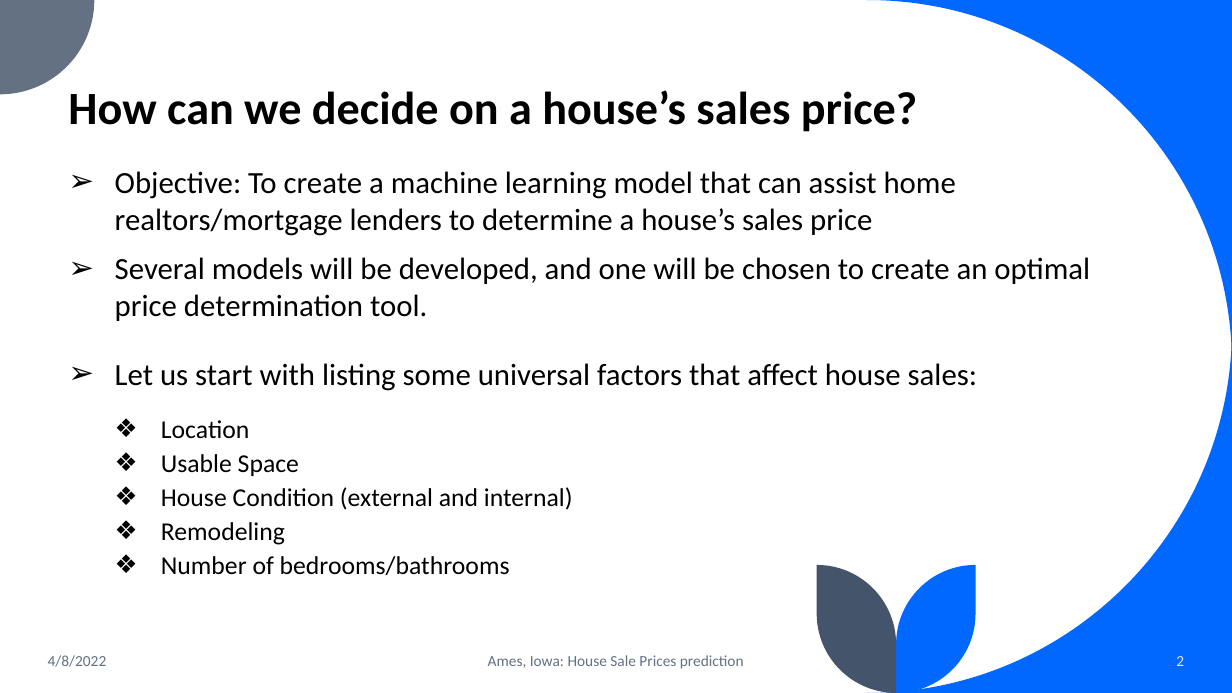
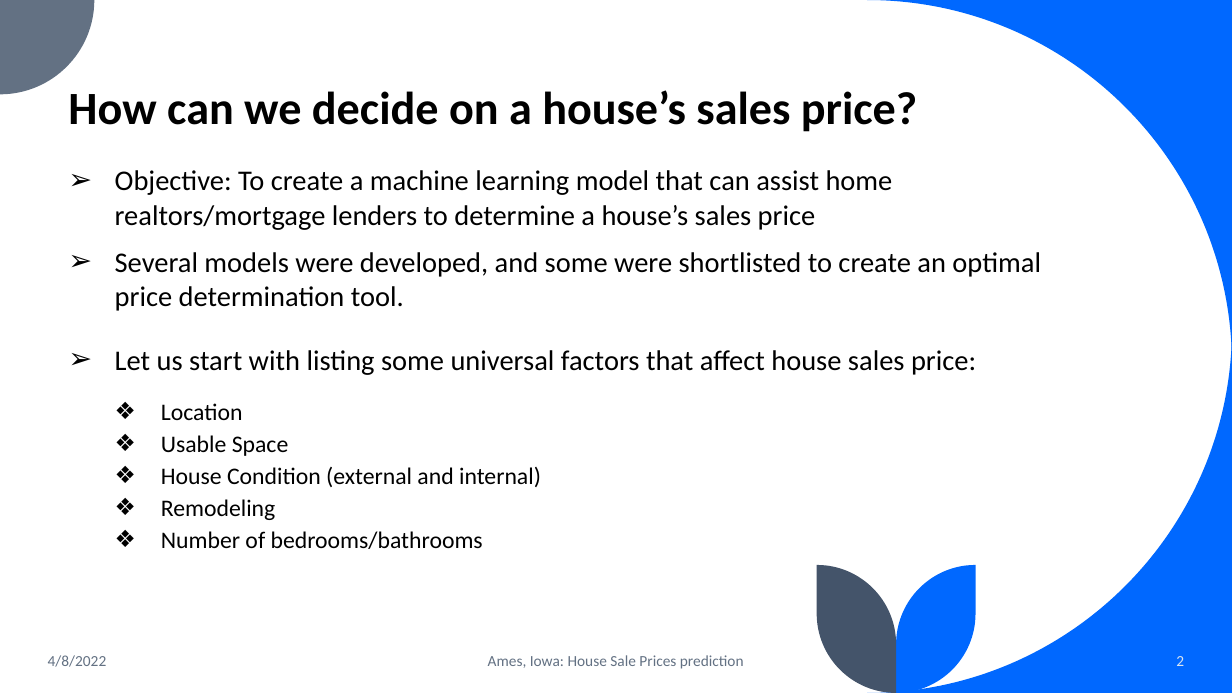
Before and after one commit to suhitasva/ML_Project, a slide deck: slide 2 of ML_Project.pptx. Drawn at 1232x693 pixels with LibreOffice and Linux fonts; fonts in the diff are those of the drawing. Boxes give left, top, right and bottom in pixels: in the first picture for what was removed or moved away, otherwise in the second. Text is boxed around its words. In the diff, an @@ line names an element or a change of style, - is before the commit and + after.

Commit message:
Some edits made - Final commit

```diff
--- a/ML_Project.pptx
+++ b/ML_Project.pptx
@@ text at [115, 170, 893, 549]: size 24 to 22.2 pt in "Objective: To create a machine learning model ..."; size 20 to 18.5 pt in "Location", "Usable Space", "House Condition (external and internal)", "Remodeling" and 1 more places @@
@@ text at [115, 252, 1041, 375]: text changed; size 24 to 22.2 pt @@
-➢ Several models will be developed, and one will be chosen to create an optimal price determination tool.
-➢ Let us start with listing some universal factors that affect house sales:
+➢ Several models were developed, and some were shortlisted to create an optimal price determination tool.
+➢ Let us start with listing some universal factors that affect house sales price:
```
Also in this commit, not shown: 5 other slides changed.
